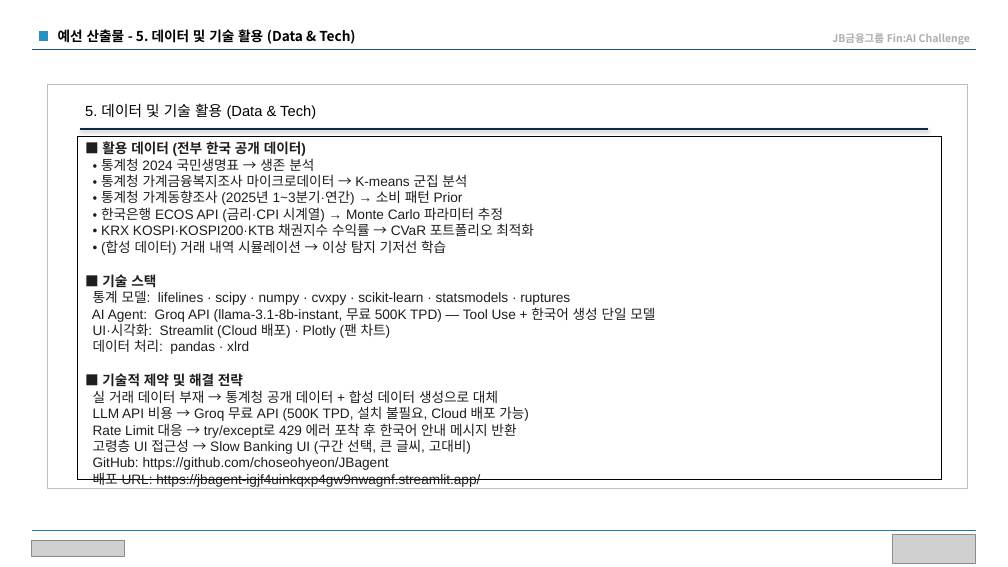
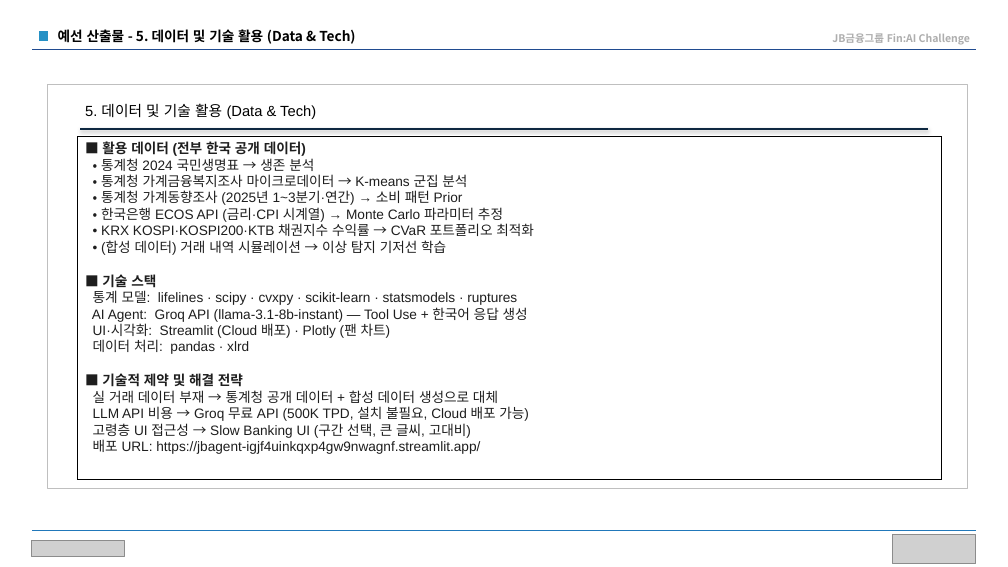
Before and after one commit to choseohyeon/JBagent, a slide deck: slide 6 of submit/[RF팀] 평생 자산관리 AI Agent MVP제안서.pptx. Drawn at 1008x567 pixels with LibreOffice and Linux fonts; fonts in the diff are those of the drawing; grey boxes stand for pictures. Boxes give left, top, right and bottom in pixels: in the first picture for what was removed or moved away, otherwise in the second. Text is boxed around its words. In the diff, an @@ line names an element or a change of style, - is before the commit and + after.

Commit message:
PPTX 슬라이드 4,6 내용 overflow 수정 + 나레이션 대본 시나리오 순서 실제 앱 기준으로 수정

```diff
--- a/submit/[RF팀] 평생 자산관리 AI Agent MVP제안서.pptx
+++ b/submit/[RF팀] 평생 자산관리 AI Agent MVP제안서.pptx
@@ text in rectangle at [92,290,528,322]: text changed @@
-통계 모델: lifelines · scipy · numpy · cvxpy · scikit-learn · statsmodels · ruptures
-AI Agent: Groq API (llama-3.1-8b-instant, 무료 500K TPD) — Tool Use + 한국어 생성 단일 모델
+통계 모델: lifelines · scipy · cvxpy · scikit-learn · statsmodels · ruptures
+AI Agent: Groq API (llama-3.1-8b-instant) — Tool Use + 한국어 응답 생성
@@ text in rectangle at [93,423,516,438]: paragraph removed @@
-Rate Limit 대응 → try/except로 429 에러 포착 후 한국어 안내 메시지 반환
@@ text in rectangle at [93,457,389,470]: paragraph removed @@
-GitHub: https://github.com/choseohyeon/JBagent
```
Also in this commit, not shown: 1 other slide changed, 1 other file.
